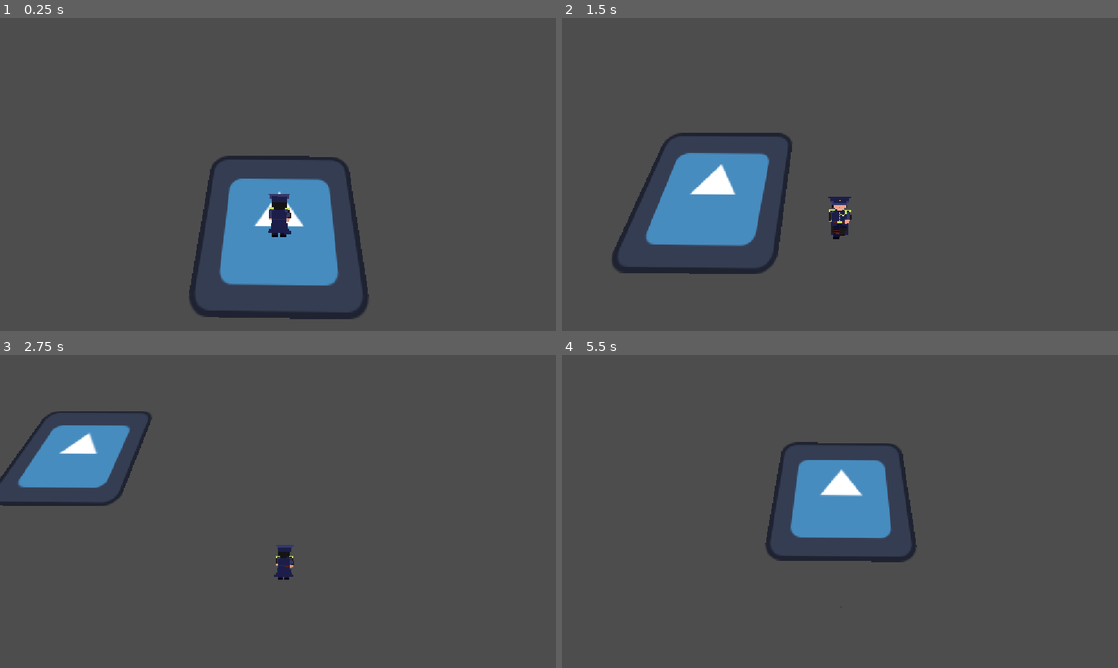
Above: before the commit, frames 1-4 (two rows, left to right).
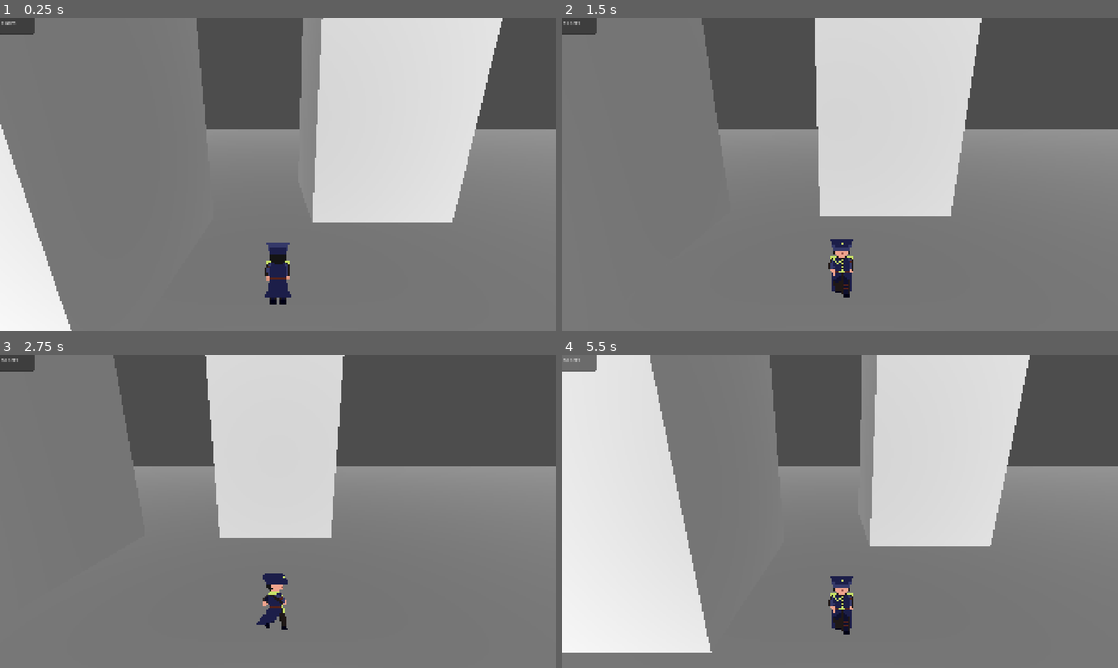
Above: after the commit, the same moments.

Repository: zenrythebard/dinamik_21_gamejam
Game: Godot game, scene res://test_assets/test_3d.tscn
Two runs of this game, one before a commit and one after it. Both use one fixed random seed, a clock stepped at 60 frames per second and the inputs below. The project has no main scene, so this scene is started directly. The engine's default icon, where the game draws it, is replaced by a stand-in: a white triangle on a blue panel in a dark square.
Inputs:
- Up to frame 1 (0.25 s): no input
- Up to frame 2 (1.5 s): tap Enter (ui_accept) at 0.5, 0.77 s; hold Right (ui_right) 0.53-1.28 s; hold Down (ui_down) from 1.28 s (still down)
- Up to frame 3 (2.75 s): tap Enter (ui_accept) at 1.52 s; release Down (ui_down) at 2.03 s; hold Right (ui_right) from 2.03 s (still down)
- Up to frame 4 (5.5 s): release Right (ui_right) at 2.78 s; hold Up (ui_up) 2.78-3.53 s; tap Enter (ui_accept) at 3.02, 3.77, 4.52 s; hold Left (ui_left) 3.53-5.03 s; hold Down (ui_down) from 5.03 s (still down)

The runs differ from the first frame. In frame 1, 89% of the frame differs, in the area x 0-100%, y 0-100%; in frame 2, 84%; in frame 3, 81%; in frame 4, 88%.

Commit message:
prototyping

Diff:
--- a/project.godot
+++ b/project.godot
@@ -16,6 +16,10 @@
 
 [display]
 
+window/size/viewport_width=1920
+window/size/viewport_height=1080
+window/size/window_width_override=1280
+window/size/window_height_override=720
 window/stretch/mode="canvas_items"
 window/stretch/aspect="expand"
 
--- /dev/null
+++ b/test_assets/debug_hud.gd
@@ -0,0 +1,15 @@
+class_name DebugHud extends Control
+@onready var debug_text : TextEdit = $DebugText
+@export var fps_bool : bool
+
+# Called when the node enters the scene tree for the first time.
+func _ready() -> void:
+	debug_text.text = "null"
+
+func _process(delta: float) -> void:
+	var fps_check : String
+	if fps_bool:
+		fps_check = str(Engine.get_frames_per_second()) + "FPS"
+	else:
+		fps_check = ""
+	debug_text.text = fps_check
--- a/test_assets/test_3d.tscn
+++ b/test_assets/test_3d.tscn
@@ -1,13 +1,8 @@
 [gd_scene format=3 uid="uid://y6lafhs0ql4p"]
 
+[ext_resource type="Script" uid="uid://38vw2n2nnkc6" path="res://test_assets/debug_hud.gd" id="1_l0q54"]
 [ext_resource type="Script" uid="uid://bgt0x8vnrh1yu" path="res://test_assets/test_character_body_3d.gd" id="1_rhy7j"]
 [ext_resource type="Texture2D" uid="uid://d4nvh577j784e" path="res://test_assets/guard sprite (1).png" id="2_e4pr7"]
-[ext_resource type="Texture2D" uid="uid://ctatyknmjjac3" path="res://icon.svg" id="3_e4pr7"]
-[ext_resource type="Script" uid="uid://bmvhj0o113y5l" path="res://test_assets/player_camera.gd" id="3_l0q54"]
-
-[sub_resource type="CapsuleShape3D" id="CapsuleShape3D_uj04i"]
-radius = 0.09277344
-height = 0.4432373
 
 [sub_resource type="AtlasTexture" id="AtlasTexture_l0q54"]
 atlas = ExtResource("2_e4pr7")
@@ -80,6 +75,42 @@
 [sub_resource type="AtlasTexture" id="AtlasTexture_wop8x"]
 atlas = ExtResource("2_e4pr7")
 region = Rect2(0, 400, 37, 50)
+
+[sub_resource type="AtlasTexture" id="AtlasTexture_e4pr7"]
+atlas = ExtResource("2_e4pr7")
+region = Rect2(37, 0, 37, 50)
+
+[sub_resource type="AtlasTexture" id="AtlasTexture_fe3hl"]
+atlas = ExtResource("2_e4pr7")
+region = Rect2(37, 50, 37, 50)
+
+[sub_resource type="AtlasTexture" id="AtlasTexture_6gi5y"]
+atlas = ExtResource("2_e4pr7")
+region = Rect2(37, 100, 37, 50)
+
+[sub_resource type="AtlasTexture" id="AtlasTexture_i6guy"]
+atlas = ExtResource("2_e4pr7")
+region = Rect2(37, 150, 37, 50)
+
+[sub_resource type="AtlasTexture" id="AtlasTexture_ljeef"]
+atlas = ExtResource("2_e4pr7")
+region = Rect2(37, 200, 37, 50)
+
+[sub_resource type="AtlasTexture" id="AtlasTexture_w7rc7"]
+atlas = ExtResource("2_e4pr7")
+region = Rect2(37, 250, 37, 50)
+
+[sub_resource type="AtlasTexture" id="AtlasTexture_a6iba"]
+atlas = ExtResource("2_e4pr7")
+region = Rect2(37, 300, 37, 50)
+
+[sub_resource type="AtlasTexture" id="AtlasTexture_7ratl"]
+atlas = ExtResource("2_e4pr7")
+region = Rect2(37, 350, 37, 50)
+
+[sub_resource type="AtlasTexture" id="AtlasTexture_w8jnt"]
+atlas = ExtResource("2_e4pr7")
+region = Rect2(37, 400, 37, 50)
 
 [sub_resource type="SpriteFrames" id="SpriteFrames_uj04i"]
 animations = [{
@@ -146,7 +177,78 @@
 "loop": 1,
 "name": &"walk_forward",
 "speed": 5.0
+}, {
+"frames": [{
+"duration": 1.0,
+"texture": SubResource("AtlasTexture_e4pr7")
+}, {
+"duration": 1.0,
+"texture": SubResource("AtlasTexture_fe3hl")
+}, {
+"duration": 1.0,
+"texture": SubResource("AtlasTexture_6gi5y")
+}, {
+"duration": 1.0,
+"texture": SubResource("AtlasTexture_i6guy")
+}, {
+"duration": 1.0,
+"texture": SubResource("AtlasTexture_ljeef")
+}, {
+"duration": 1.0,
+"texture": SubResource("AtlasTexture_w7rc7")
+}, {
+"duration": 1.0,
+"texture": SubResource("AtlasTexture_a6iba")
+}, {
+"duration": 1.0,
+"texture": SubResource("AtlasTexture_7ratl")
+}, {
+"duration": 1.0,
+"texture": SubResource("AtlasTexture_w8jnt")
+}],
+"loop": 1,
+"name": &"walk_side",
+"speed": 5.0
 }]
+
+[sub_resource type="AnimationNodeAnimation" id="AnimationNodeAnimation_e4pr7"]
+animation = &"idle"
+
+[sub_resource type="AnimationNodeAnimation" id="AnimationNodeAnimation_l0q54"]
+animation = &"walk_left"
+
+[sub_resource type="AnimationNodeAnimation" id="AnimationNodeAnimation_1icll"]
+animation = &"walk_right"
+
+[sub_resource type="AnimationNodeAnimation" id="AnimationNodeAnimation_cqqki"]
+animation = &"walk_backward"
+
+[sub_resource type="AnimationNodeAnimation" id="AnimationNodeAnimation_or781"]
+animation = &"walk_forward"
+
+[sub_resource type="AnimationNodeBlendSpace2D" id="AnimationNodeBlendSpace2D_dahie"]
+blend_point_0/node = SubResource("AnimationNodeAnimation_e4pr7")
+blend_point_0/pos = Vector2(0, 0)
+blend_point_0/name = &"idle"
+blend_point_1/node = SubResource("AnimationNodeAnimation_l0q54")
+blend_point_1/pos = Vector2(-0.1, 0)
+blend_point_1/name = &"walk_left"
+blend_point_2/node = SubResource("AnimationNodeAnimation_1icll")
+blend_point_2/pos = Vector2(0.1, 0)
+blend_point_2/name = &"walk_right"
+blend_point_3/node = SubResource("AnimationNodeAnimation_cqqki")
+blend_point_3/pos = Vector2(0, -0.2)
+blend_point_3/name = &"walk_backward"
+blend_point_4/node = SubResource("AnimationNodeAnimation_or781")
+blend_point_4/pos = Vector2(0, 0.2)
+blend_point_4/name = &"walk_forward"
+
+[sub_resource type="AnimationNodeBlendTree" id="AnimationNodeBlendTree_3388h"]
+graph_offset = Vector2(-89.62833, 15.783768)
+nodes/output/position = Vector2(1120, 100)
+nodes/walk/node = SubResource("AnimationNodeBlendSpace2D_dahie")
+nodes/walk/position = Vector2(600, 120)
+node_connections = [&"output", 0, &"walk"]
 
 [sub_resource type="Animation" id="Animation_l0q54"]
 length = 0.001
@@ -169,10 +271,22 @@
 tracks/1/interp = 1
 tracks/1/loop_wrap = true
 tracks/1/keys = {
+"times": PackedFloat32Array(-0.033333335),
+"transitions": PackedFloat32Array(1),
+"update": 1,
+"values": [0]
+}
+tracks/2/type = "value"
+tracks/2/imported = false
+tracks/2/enabled = true
+tracks/2/path = NodePath("AnimatedSprite3D:flip_h")
+tracks/2/interp = 1
+tracks/2/loop_wrap = true
+tracks/2/keys = {
 "times": PackedFloat32Array(0),
 "transitions": PackedFloat32Array(1),
 "update": 1,
-"values": [0]
+"values": [false]
 }
 
 [sub_resource type="Animation" id="Animation_or781"]
@@ -230,6 +344,18 @@
 "update": 0,
 "values": [1, 8]
 }
+tracks/2/type = "value"
+tracks/2/imported = false
+tracks/2/enabled = true
+tracks/2/path = NodePath("AnimatedSprite3D:flip_h")
+tracks/2/interp = 1
+tracks/2/loop_wrap = true
+tracks/2/keys = {
+"times": PackedFloat32Array(0),
+"transitions": PackedFloat32Array(1),
+"update": 1,
+"values": [false]
+}
 
 [sub_resource type="Animation" id="Animation_1icll"]
 resource_name = "walk_forward"
@@ -258,6 +384,18 @@
 "update": 0,
 "values": [1, 8]
 }
+tracks/2/type = "value"
+tracks/2/imported = false
+tracks/2/enabled = true
+tracks/2/path = NodePath("AnimatedSprite3D:flip_h")
+tracks/2/interp = 1
+tracks/2/loop_wrap = true
+tracks/2/keys = {
+"times": PackedFloat32Array(0.03333334),
+"transitions": PackedFloat32Array(1),
+"update": 1,
+"values": [false]
+}
 
 [sub_resource type="Animation" id="Animation_dahie"]
 resource_name = "walk_forward"
@@ -272,7 +410,7 @@
 "times": PackedFloat32Array(0.033333335),
 "transitions": PackedFloat32Array(1),
 "update": 1,
-"values": [&"walk_forward"]
+"values": [&"walk_side"]
 }
 tracks/1/type = "value"
 tracks/1/imported = false
@@ -286,6 +424,18 @@
 "update": 0,
 "values": [1, 8]
 }
+tracks/2/type = "value"
+tracks/2/imported = false
+tracks/2/enabled = true
+tracks/2/path = NodePath("AnimatedSprite3D:flip_h")
+tracks/2/interp = 1
+tracks/2/loop_wrap = true
+tracks/2/keys = {
+"times": PackedFloat32Array(0.03333334),
+"transitions": PackedFloat32Array(1),
+"update": 1,
+"values": [false]
+}
 
 [sub_resource type="Animation" id="Animation_t5mk5"]
 resource_name = "walk_forward"
@@ -300,7 +450,7 @@
 "times": PackedFloat32Array(0.033333335),
 "transitions": PackedFloat32Array(1),
 "update": 1,
-"values": [&"walk_forward"]
+"values": [&"walk_side"]
 }
 tracks/1/type = "value"
 tracks/1/imported = false
@@ -314,6 +464,18 @@
 "update": 0,
 "values": [1, 8]
 }
+tracks/2/type = "value"
+tracks/2/imported = false
+tracks/2/enabled = true
+tracks/2/path = NodePath("AnimatedSprite3D:flip_h")
+tracks/2/interp = 1
+tracks/2/loop_wrap = true
+tracks/2/keys = {
+"times": PackedFloat32Array(0),
+"transitions": PackedFloat32Array(1),
+"update": 1,
+"values": [true]
+}
 
 [sub_resource type="AnimationLibrary" id="AnimationLibrary_or781"]
 _data = {
@@ -325,43 +487,100 @@
 &"walk_right": SubResource("Animation_t5mk5")
 }
 
-[sub_resource type="BoxShape3D" id="BoxShape3D_uj04i"]
-size = Vector3(3.6496582, 0.08985547, 3.8082275)
+[sub_resource type="CapsuleShape3D" id="CapsuleShape3D_p5viw"]
+
+[sub_resource type="BoxMesh" id="BoxMesh_p5viw"]
+size = Vector3(5.655, 12.41, 5.92)
+
+[sub_resource type="ConcavePolygonShape3D" id="ConcavePolygonShape3D_l0q54"]
+data = PackedVector3Array(-2.8274999, 6.205, 2.96, 2.8274999, 6.205, 2.96, -2.8274999, -6.205, 2.96, 2.8274999, 6.205, 2.96, 2.8274999, -6.205, 2.96, -2.8274999, -6.205, 2.96, 2.8274999, 6.205, -2.96, -2.8274999, 6.205, -2.96, 2.8274999, -6.205, -2.96, -2.8274999, 6.205, -2.96, -2.8274999, -6.205, -2.96, 2.8274999, -6.205, -2.96, 2.8274999, 6.205, 2.96, 2.8274999, 6.205, -2.96, 2.8274999, -6.205, 2.96, 2.8274999, 6.205, -2.96, 2.8274999, -6.205, -2.96, 2.8274999, -6.205, 2.96, -2.8274999, 6.205, -2.96, -2.8274999, 6.205, 2.96, -2.8274999, -6.205, -2.96, -2.8274999, 6.205, 2.96, -2.8274999, -6.205, 2.96, -2.8274999, -6.205, -2.96, 2.8274999, 6.205, 2.96, -2.8274999, 6.205, 2.96, 2.8274999, 6.205, -2.96, -2.8274999, 6.205, 2.96, -2.8274999, 6.205, -2.96, 2.8274999, 6.205, -2.96, -2.8274999, -6.205, 2.96, 2.8274999, -6.205, 2.96, -2.8274999, -6.205, -2.96, 2.8274999, -6.205, 2.96, 2.8274999, -6.205, -2.96, -2.8274999, -6.205, -2.96)
+
+[sub_resource type="PlaneMesh" id="PlaneMesh_uj04i"]
+
+[sub_resource type="ConcavePolygonShape3D" id="ConcavePolygonShape3D_e4pr7"]
+data = PackedVector3Array(1, 0, 1, -1, 0, 1, 1, 0, -1, -1, 0, 1, -1, 0, -1, 1, 0, -1)
 
 [node name="Node3D" type="Node3D" unique_id=763767127]
 
-[node name="Player" type="CharacterBody3D" parent="." unique_id=1628354097 node_paths=PackedStringArray("anim_player")]
-transform = Transform3D(1, 0, 0, 0, 1, 0, 0, 0, 1, 0, 0.59350646, 0)
+[node name="DebugHud" type="Control" parent="." unique_id=586792392]
+layout_mode = 3
+anchors_preset = 0
+offset_right = 40.0
+offset_bottom = 40.0
+script = ExtResource("1_l0q54")
+fps_bool = true
+
+[node name="DebugText" type="TextEdit" parent="DebugHud" unique_id=2125451446]
+layout_mode = 0
+offset_right = 119.0
+offset_bottom = 56.0
+text = "test"
+
+[node name="Player" type="CharacterBody3D" parent="." unique_id=1628354097]
+transform = Transform3D(1, 0, 0, 0, 1, 0, 0, 0, 1, 0, 0.9346148, 0)
 script = ExtResource("1_rhy7j")
-anim_player = NodePath("AnimationPlayer")
-SPEED = 1.5
-
-[node name="CollisionShape3D" type="CollisionShape3D" parent="Player" unique_id=168718984]
-transform = Transform3D(1, 0, 0, 0, 1, 0, 0, 0, 1, 0, -0.063207984, 0)
-shape = SubResource("CapsuleShape3D_uj04i")
+SPEED = 3.0
 
 [node name="AnimatedSprite3D" type="AnimatedSprite3D" parent="Player" unique_id=1486701933]
-transform = Transform3D(1, 0, 0, 0, 0.7992685, -0.6009742, 0, 0.6009742, 0.7992685, 0, 0, 0)
+transform = Transform3D(3.945, 0, 0, 0, 3.8105772, 1.0210412, 0, -1.0210412, 3.8105772, 0, 0, 0)
 texture_filter = 2
 sprite_frames = SubResource("SpriteFrames_uj04i")
 animation = &"new_animation"
 
+[node name="MovementTree" type="AnimationTree" parent="Player" unique_id=1813816033]
+tree_root = SubResource("AnimationNodeBlendTree_3388h")
+anim_player = NodePath("../AnimationPlayer")
+parameters/walk/blend_position = Vector2(0, 0)
+
 [node name="AnimationPlayer" type="AnimationPlayer" parent="Player" unique_id=352116545]
 libraries/ = SubResource("AnimationLibrary_or781")
 
-[node name="Camera3D" type="Camera3D" parent="." unique_id=870061433 node_paths=PackedStringArray("follow_object")]
-transform = Transform3D(-0.9999327, 0.008520046, -0.007880568, -0.003434684, 0.43135828, 0.90217423, 0.011085914, 0.9021405, -0.43129998, 0, 1.678203, -0.23496386)
-script = ExtResource("3_l0q54")
-follow_object = NodePath("../Player")
-follow_speed = 4.0
-behind_character_offset = 0.355
-
-[node name="RigidBody3D" type="StaticBody3D" parent="." unique_id=286595320]
-
-[node name="CollisionShape3D" type="CollisionShape3D" parent="RigidBody3D" unique_id=261039021]
-transform = Transform3D(1, 0, 0, 0, 1, 0, 0, 0, 1, 0.07434082, 0.13884033, 0.39923096)
-shape = SubResource("BoxShape3D_uj04i")
-
-[node name="Sprite3D" type="Sprite3D" parent="RigidBody3D" unique_id=1094039762]
-transform = Transform3D(1, 0, 0, 0, -4.371139e-08, -1, 0, 1, -4.371139e-08, 0, 0, 0)
-texture = ExtResource("3_e4pr7")
+[node name="RotationPoint" type="Node3D" parent="Player" unique_id=1737925342]
+transform = Transform3D(1, 0, 0, 0, 0.9659258, 0.25881904, 0, -0.25881904, 0.9659258, 0, 2, 0)
+
+[node name="SpringArm3D" type="SpringArm3D" parent="Player/RotationPoint" unique_id=1037341864]
+spring_length = 4.03
+
+[node name="Camera3D" type="Camera3D" parent="Player/RotationPoint/SpringArm3D" unique_id=1359108336]
+
+[node name="CollisionShape3D" type="CollisionShape3D" parent="Player" unique_id=1886905176]
+shape = SubResource("CapsuleShape3D_p5viw")
+
+[node name="DirectionalLight3D" type="DirectionalLight3D" parent="." unique_id=1665702939]
+light_indirect_energy = 5.132
+light_volumetric_fog_energy = 1.2
+light_angular_distance = 45.89
+light_specular = 7.04
+light_bake_mode = 1
+
+[node name="StaticBody3D" type="StaticBody3D" parent="." unique_id=885575669]
+transform = Transform3D(1, 0, 0, 0, 1, 0, 0, 0, 1, 0, 2.3129764, 0)
+
+[node name="MeshInstance3D" type="MeshInstance3D" parent="StaticBody3D" unique_id=1068879552]
+transform = Transform3D(1, 0, 0, 0, 1, 0, 0, 0, 1, -5.5891323, 3.7832549, -1.157473)
+mesh = SubResource("BoxMesh_p5viw")
+
+[node name="CollisionShape3D" type="CollisionShape3D" parent="StaticBody3D" unique_id=1455144850]
+transform = Transform3D(1, 0, 0, 0, 1, 0, 0, 0, 1, -5.5891323, 3.7832549, -1.157473)
+shape = SubResource("ConcavePolygonShape3D_l0q54")
+
+[node name="StaticBody3D2" type="StaticBody3D" parent="." unique_id=1259349754]
+transform = Transform3D(1, 0, 0, 0, 1, 0, 0, 0, 1, 9.802898, 2.3129764, -5.354058)
+
+[node name="MeshInstance3D" type="MeshInstance3D" parent="StaticBody3D2" unique_id=657621066]
+transform = Transform3D(1, 0, 0, 0, 1, 0, 0, 0, 1, -5.5891323, 3.7832549, -1.157473)
+mesh = SubResource("BoxMesh_p5viw")
+
+[node name="CollisionShape3D" type="CollisionShape3D" parent="StaticBody3D2" unique_id=1053620669]
+transform = Transform3D(1, 0, 0, 0, 1, 0, 0, 0, 1, -5.5891323, 3.7832549, -1.157473)
+shape = SubResource("ConcavePolygonShape3D_l0q54")
+
+[node name="StaticBody3D3" type="StaticBody3D" parent="." unique_id=183144430]
+
+[node name="MeshInstance3D" type="MeshInstance3D" parent="StaticBody3D3" unique_id=1137061260]
+transform = Transform3D(130.06161, 0, 0, 0, 1, 0, 0, 0, 84.36816, 0, 0, 0)
+mesh = SubResource("PlaneMesh_uj04i")
+
+[node name="CollisionShape3D" type="CollisionShape3D" parent="StaticBody3D3" unique_id=904322233]
+transform = Transform3D(130.06161, 0, 0, 0, 1, 0, 0, 0, 84.36816, 0, 0, 0)
+shape = SubResource("ConcavePolygonShape3D_e4pr7")
--- a/test_assets/test_character_body_3d.gd
+++ b/test_assets/test_character_body_3d.gd
@@ -1,12 +1,8 @@
 extends CharacterBody3D
 
-@export var anim_player : AnimationPlayer
-
+@onready var movement_tree: AnimationTree = $MovementTree
 @export var SPEED = 5.0
 const JUMP_VELOCITY = 4.5
-
-func _ready() -> void:
-	anim_player.play("idle")
 
 func _physics_process(delta: float) -> void:
 	# Add the gravity.
@@ -20,7 +16,10 @@
 	# Get the input direction and handle the movement/deceleration.
 	# As good practice, you should replace UI actions with custom gameplay actions.
 	var input_dir := Input.get_vector("ui_left", "ui_right", "ui_up", "ui_down")
-	var direction := (transform.basis * Vector3(-input_dir.x, 0, -input_dir.y)).normalized()
+	var direction := (transform.basis * Vector3(input_dir.x, 0, input_dir.y)).normalized()
+	var anim_dir : Vector2
+	anim_dir.x = direction.x
+	anim_dir.y = -direction.z
 	if direction:
 		velocity.x = direction.x * SPEED
 		velocity.z = direction.z * SPEED
@@ -29,11 +28,7 @@
 		velocity.x = move_toward(velocity.x, 0, SPEED)
 		velocity.z = move_toward(velocity.z, 0, SPEED)
 
-	if velocity.z == 0:
-			anim_player.play("idle")
-	elif velocity.z > 0:
-			anim_player.play("walk_forward")
-	elif velocity.z < 0:
-			anim_player.play("walk_backward")
+	movement_tree["parameters/walk/blend_position"] = anim_dir
+
 
 	move_and_slide()
Not shown, added: test_assets/debug_hud.gd.uid
